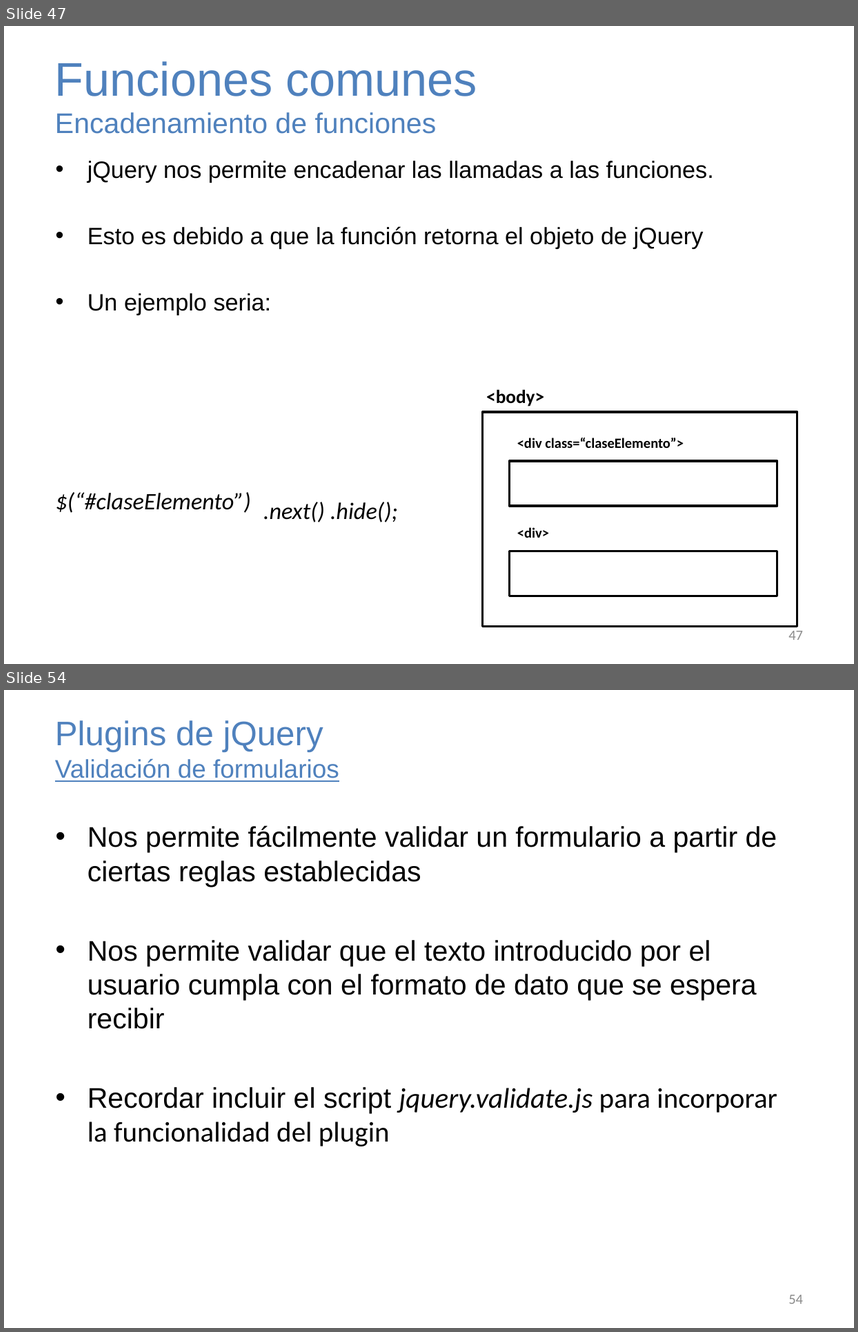
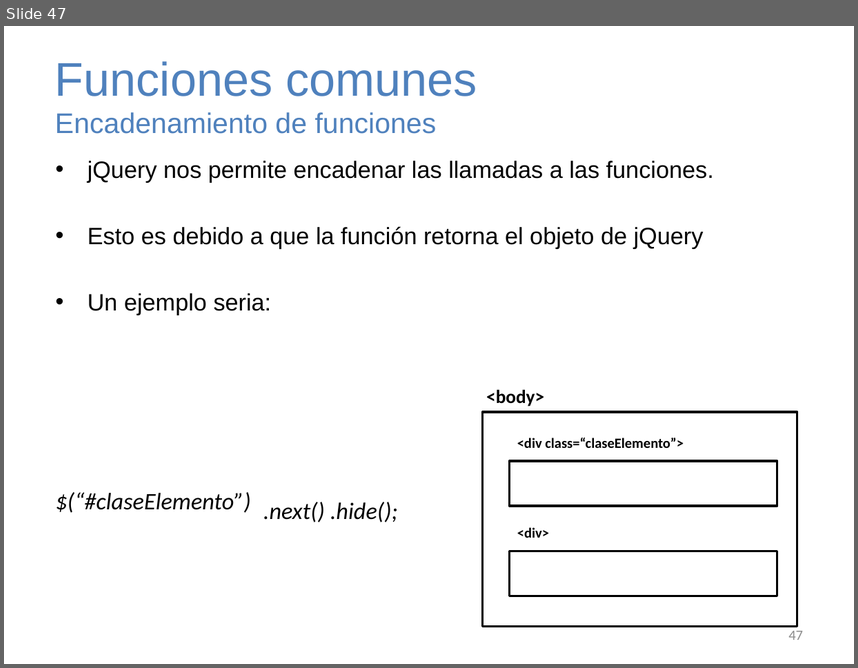
Before and after one commit to AlanNoboa/STKJavascriptJquery, a slide deck: Javascript y JQuery.pptx. Shown one above the other, each under a label of ours: slides 47 and 54 before the commit, slide 47 after it; the slides between them are not shown. The pictures are 858x1332 and 858x668 pixels, drawn with LibreOffice and Linux fonts; fonts in the diff are those of the drawing. Boxes give left, top, right and bottom in pixels: in the first picture for what was removed or moved away, otherwise in the second. Text is boxed around its words. In the diff, an @@ line names an element or a change of style, - is before the commit and + after.

```diff
--- a/Javascript y JQuery.pptx
+++ b/Javascript y JQuery.pptx
@@ slide 54 removed at [4,690,854,1328], background #FFFFFF @@
@@ title removed at [55,720,339,782] @@
-Plugins de jQuery
-Validación de formularios
@@ text removed at [87,825,777,1146] @@
-• Nos permite fácilmente validar un formulario a partir de ciertas reglas establecidas
-• Nos permite validar que el texto introducido por el usuario cumpla con el formato de dato que se espera recibir
-• Recordar incluir el script jquery.validate.js para incorporar la funcionalidad del plugin
@@ page number removed at [789,1294,803,1303] @@
-54
```
Also in this commit, not shown: 1 slide changed, 9 other slides removed.
